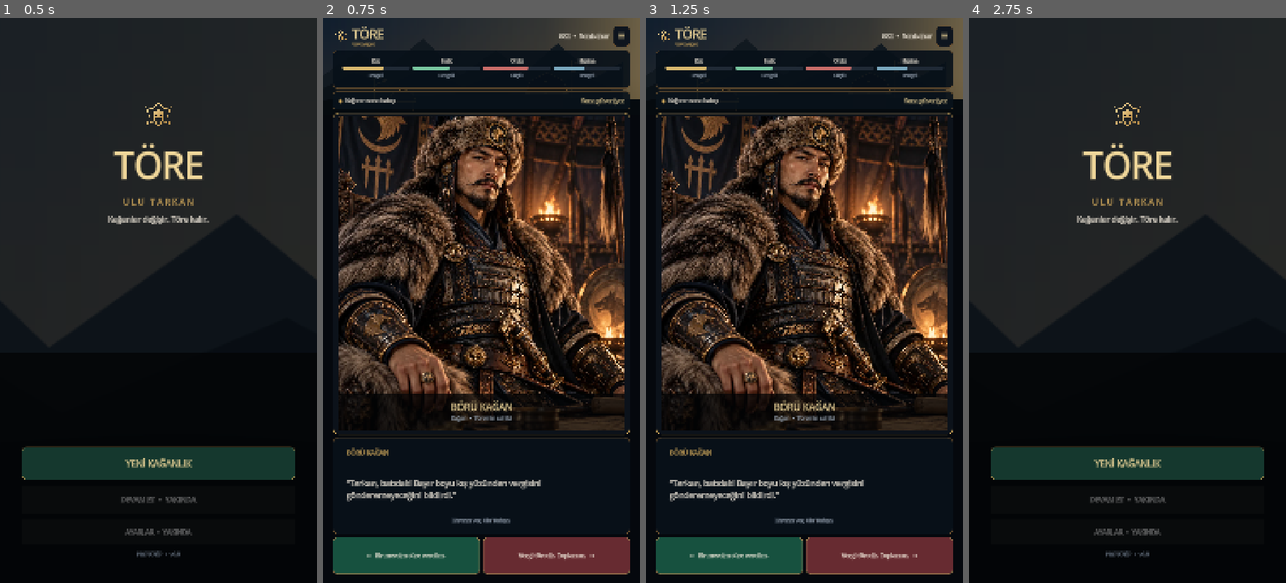
Above: before the commit, frames 1-4 (left to right).
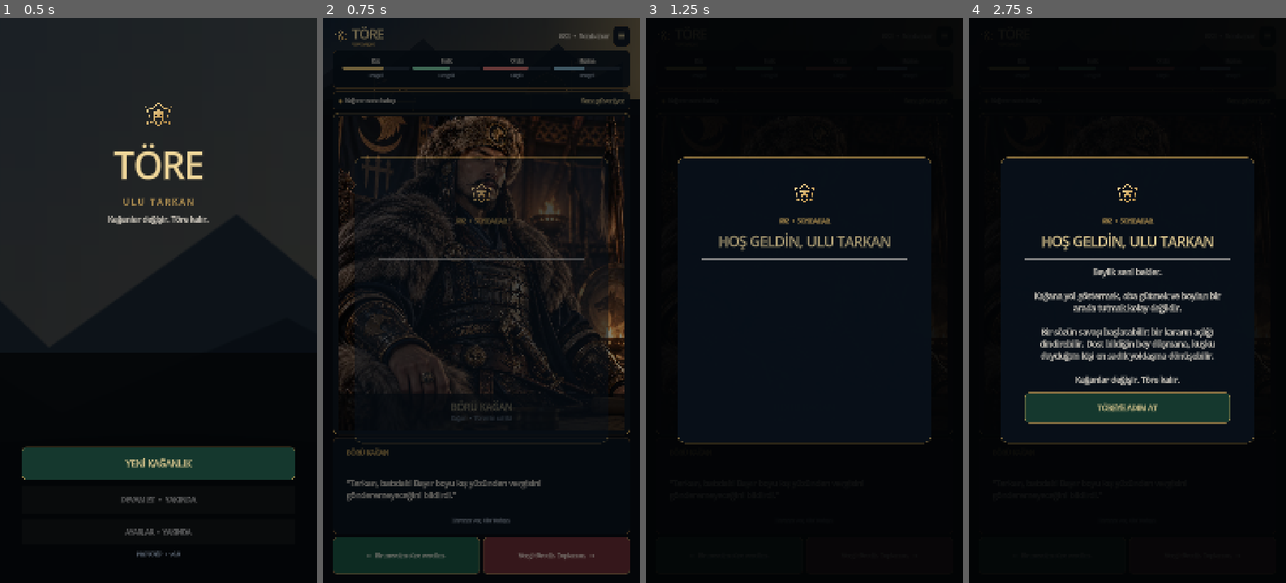
Above: after the commit, the same moments.

Repository: kubilaytekinoz/tore-ulu-tarkan
Game: Godot game, scene res://scenes/main.tscn
The game is run twice, just before and just after one commit, with the same random seed, the same clock (stepped at 60 frames per second) and the same inputs.
Inputs (mouse positions are in pixels of both pictures, inside the frame that each line leads up to):
- Up to frame 1 (0.5 s): no input
- Up to frame 2 (0.75 s): click "YENİ KAĞANLIK" at 0.5 s
- Up to frame 3 (1.25 s): no input
- Up to frame 4 (2.75 s): click "☰" at 1.25 s; click (1051, 554) at 2 s, where only the run after the commit has a clickable "← Bir mevsim süre verelim."

Frame 1 is identical in both runs. In frame 2, 37% of the frame differs, in the area x 3-100%, y 0-99%; in frame 3, 46%; in frame 4, 55%, in the area x 0-100%, y 0-96%.

Commit message:
v0.9: add cinematic Ulu Tarkan intro and refresh Boru portrait

Diff:
--- a/scripts/main.gd
+++ b/scripts/main.gd
@@ -17,7 +17,7 @@
 const HAZINE_FILL: Color = Color("#7aa8be")
 
 const CHARACTER_PORTRAITS: Dictionary = {
-    "BÖRÜ KAĞAN": "res://assets/characters/boru_kagan_main.webp",
+    "BÖRÜ KAĞAN": "res://assets/characters/boru_kagan_v2.webp",
     "ALTUN HATUN": "res://assets/characters/altun_hatun_main.webp",
     "ALP ŞAD": "res://assets/characters/alp_shad_main.webp",
     "KARA YABGU": "res://assets/characters/kara_yabgu_main.webp",
@@ -52,6 +52,10 @@
 var portrait: TextureRect
 var ruler_name: Label
 var ruler_desc: Label
+var intro_overlay: Control
+var intro_title: Label
+var intro_text: Label
+var intro_button: Button
 
 func _ready() -> void:
     _build_background()
@@ -317,7 +321,7 @@
     portrait_panel.add_child(portrait_stack)
 
     portrait = TextureRect.new()
-    portrait.texture = load("res://assets/characters/boru_kagan_main.webp") as Texture2D
+    portrait.texture = load("res://assets/characters/boru_kagan_v2.webp") as Texture2D
     portrait.set_anchors_and_offsets_preset(Control.PRESET_FULL_RECT)
     portrait.expand_mode = TextureRect.EXPAND_IGNORE_SIZE
     portrait.stretch_mode = TextureRect.STRETCH_KEEP_ASPECT_COVERED
@@ -412,6 +416,117 @@
     _style_button(right_button, RED, TEXT, Color("#9f8050"))
     right_button.pressed.connect(func() -> void: _choose("right"))
     choices.add_child(right_button)
+
+    _build_intro()
+
+func _build_intro() -> void:
+    intro_overlay = Control.new()
+    intro_overlay.set_anchors_and_offsets_preset(Control.PRESET_FULL_RECT)
+    intro_overlay.mouse_filter = Control.MOUSE_FILTER_STOP
+    intro_overlay.z_index = 100
+    intro_overlay.visible = false
+    game_layer.add_child(intro_overlay)
+
+    var shade: ColorRect = ColorRect.new()
+    shade.color = Color(0.01, 0.015, 0.02, 0.94)
+    shade.set_anchors_and_offsets_preset(Control.PRESET_FULL_RECT)
+    shade.mouse_filter = Control.MOUSE_FILTER_STOP
+    intro_overlay.add_child(shade)
+
+    var center: CenterContainer = CenterContainer.new()
+    center.set_anchors_and_offsets_preset(Control.PRESET_FULL_RECT)
+    center.mouse_filter = Control.MOUSE_FILTER_IGNORE
+    intro_overlay.add_child(center)
+
+    var intro_panel: PanelContainer = PanelContainer.new()
+    intro_panel.custom_minimum_size = Vector2(860, 760)
+    intro_panel.add_theme_stylebox_override("panel", _panel_style(Color("#081019f2"), GOLD, 2, 24))
+    center.add_child(intro_panel)
+
+    var pad: MarginContainer = MarginContainer.new()
+    pad.add_theme_constant_override("margin_left", 64)
+    pad.add_theme_constant_override("margin_right", 64)
+    pad.add_theme_constant_override("margin_top", 54)
+    pad.add_theme_constant_override("margin_bottom", 54)
+    intro_panel.add_child(pad)
+
+    var col: VBoxContainer = VBoxContainer.new()
+    col.alignment = BoxContainer.ALIGNMENT_CENTER
+    col.add_theme_constant_override("separation", 24)
+    pad.add_child(col)
+
+    var emblem_wrap: CenterContainer = CenterContainer.new()
+    emblem_wrap.custom_minimum_size = Vector2(0, 110)
+    col.add_child(emblem_wrap)
+
+    var emblem: TextureRect = TextureRect.new()
+    emblem.texture = load("res://assets/ui/wolf_emblem.svg") as Texture2D
+    emblem.custom_minimum_size = Vector2(96, 96)
+    emblem.expand_mode = TextureRect.EXPAND_IGNORE_SIZE
+    emblem.stretch_mode = TextureRect.STRETCH_KEEP_ASPECT_CENTERED
+    emblem_wrap.add_child(emblem)
+
+    var era: Label = Label.new()
+    era.text = "682  •  SONBAHAR"
+    era.horizontal_alignment = HORIZONTAL_ALIGNMENT_CENTER
+    era.add_theme_font_size_override("font_size", 20)
+    era.add_theme_color_override("font_color", GOLD)
+    col.add_child(era)
+
+    intro_title = Label.new()
+    intro_title.text = "HOŞ GELDİN, ULU TARKAN"
+    intro_title.horizontal_alignment = HORIZONTAL_ALIGNMENT_CENTER
+    intro_title.add_theme_font_size_override("font_size", 46)
+    intro_title.add_theme_color_override("font_color", GOLD_BRIGHT)
+    col.add_child(intro_title)
+
+    var divider: HSeparator = HSeparator.new()
+    divider.add_theme_color_override("separator", Color("#72572f"))
+    col.add_child(divider)
+
+    intro_text = Label.new()
+    intro_text.text = "Beylik seni bekler.\n\nKağana yol göstermek, oba gütmek ve boyları bir arada tutmak kolay değildir.\n\nBir sözün savaşı başlatabilir; bir kararın açlığı dindirebilir. Dost bildiğin bey düşmana, kuşku duyduğun kişi en sadık yoldaşına dönüşebilir.\n\nKağanlar değişir. Töre kalır."
+    intro_text.horizontal_alignment = HORIZONTAL_ALIGNMENT_CENTER
+    intro_text.vertical_alignment = VERTICAL_ALIGNMENT_CENTER
+    intro_text.autowrap_mode = TextServer.AUTOWRAP_WORD_SMART
+    intro_text.add_theme_font_size_override("font_size", 27)
+    intro_text.add_theme_color_override("font_color", TEXT)
+    intro_text.custom_minimum_size = Vector2(700, 330)
+    col.add_child(intro_text)
+
+    intro_button = Button.new()
+    intro_button.text = "TÖREYE ADIM AT"
+    intro_button.custom_minimum_size = Vector2(0, 104)
+    intro_button.add_theme_font_size_override("font_size", 25)
+    _style_button(intro_button, Color("#15382e"), GOLD_BRIGHT, GOLD)
+    intro_button.pressed.connect(_dismiss_intro)
+    col.add_child(intro_button)
+
+func _play_intro() -> void:
+    intro_overlay.visible = true
+    intro_overlay.modulate = Color(1, 1, 1, 0)
+    intro_title.modulate = Color(1, 1, 1, 0)
+    intro_text.modulate = Color(1, 1, 1, 0)
+    intro_button.modulate = Color(1, 1, 1, 0)
+    intro_button.disabled = true
+
+    var tween: Tween = create_tween()
+    tween.tween_property(intro_overlay, "modulate:a", 1.0, 0.35)
+    tween.tween_property(intro_title, "modulate:a", 1.0, 0.45)
+    tween.tween_interval(0.12)
+    tween.tween_property(intro_text, "modulate:a", 1.0, 0.65)
+    tween.tween_interval(0.18)
+    tween.tween_property(intro_button, "modulate:a", 1.0, 0.4)
+    await tween.finished
+    intro_button.disabled = false
+
+func _dismiss_intro() -> void:
+    intro_button.disabled = true
+    var tween: Tween = create_tween()
+    tween.tween_property(intro_overlay, "modulate:a", 0.0, 0.35)
+    await tween.finished
+    intro_overlay.visible = false
+    intro_button.disabled = false
 
 func _load_cards() -> void:
     var file: FileAccess = FileAccess.open("res://data/cards.json", FileAccess.READ)
@@ -438,6 +553,7 @@
     game_layer.visible = true
     _refresh_stats()
     _show_card()
+    _play_intro()
 
 func _show_card() -> void:
     if cards.is_empty():
